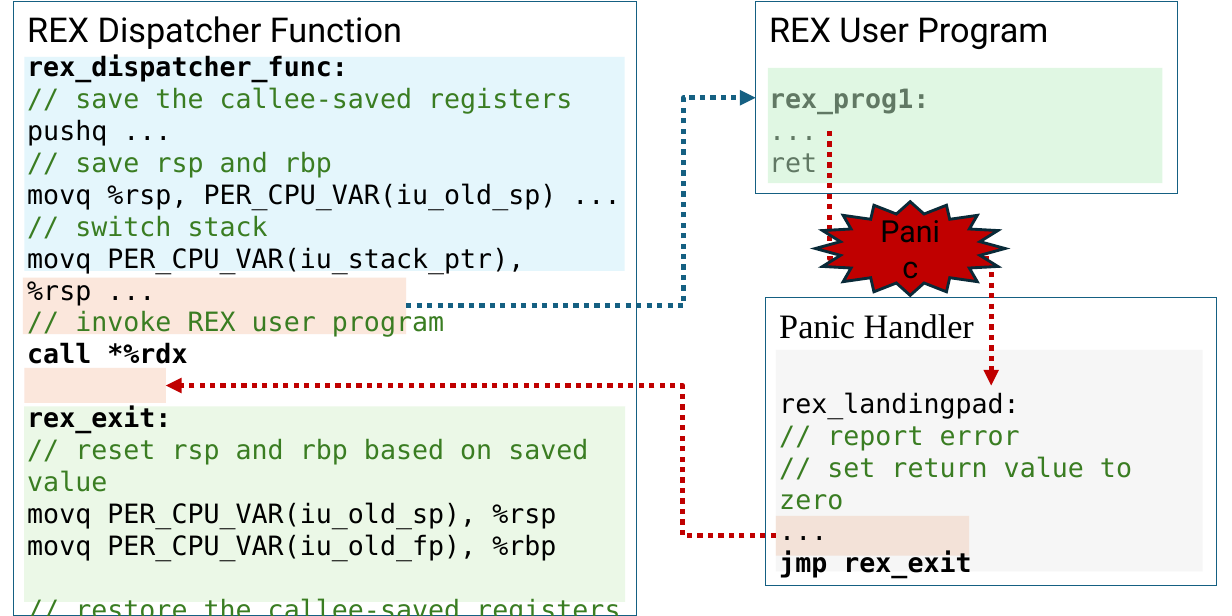
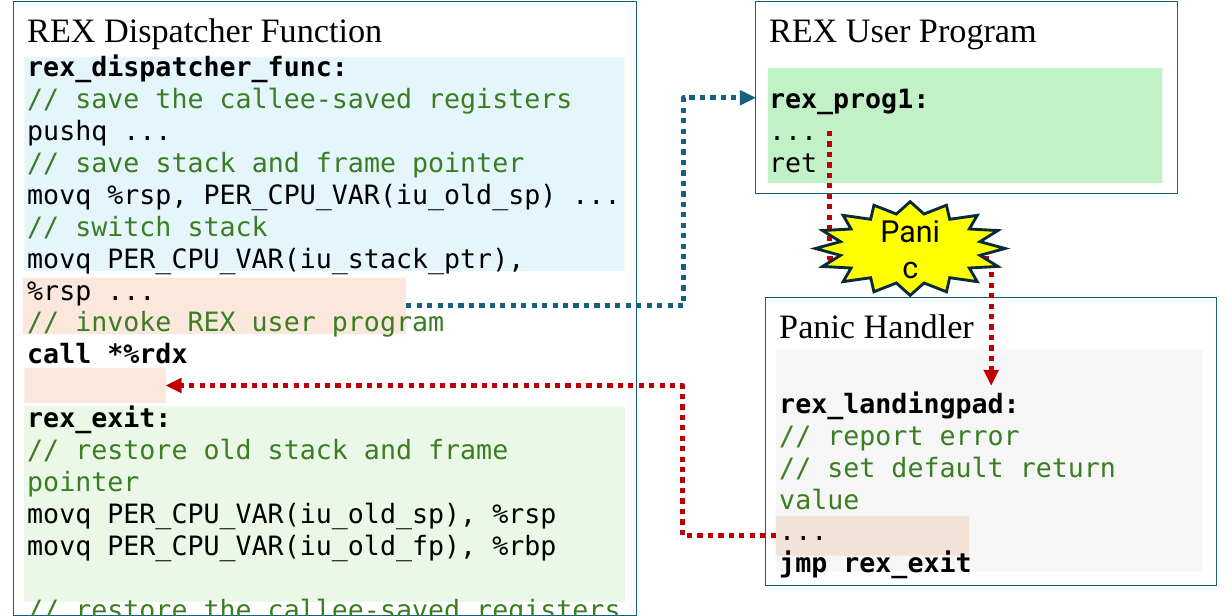
Before and after one commit to upgautamvt/publish-paper, a slide deck: slide 1 of figs/exception_handling.pptx. Drawn at 1232x616 pixels with LibreOffice and Linux fonts; fonts in the diff are those of the drawing. Boxes give left, top, right and bottom in pixels: in the first picture for what was removed or moved away, otherwise in the second. Text is boxed around its words. In the diff, an @@ line names an element or a change of style, - is before the commit and + after.

```diff
--- a/figs/exception_handling.pptx
+++ b/figs/exception_handling.pptx
@@ text in rectangle at (x1=27, y1=18, x2=383, y2=49): font Roboto to Times New Roman in "REX Dispatcher Function" @@
@@ text in rectangle at (x1=769, y1=19, x2=1037, y2=49): font Roboto to Times New Roman in "REX User Program" @@
@@ rectangle at (x1=768, y1=68, x2=1162, y2=183): fill #C2F1C8 at 50% opacity to #C2F1C8 @@
@@ text in rectangle at (x1=75, y1=151, x2=524, y2=177): text changed @@
-// save rsp and rbp
+// save stack and frame pointer
@@ star "Panic" at (x1=816, y1=201, x2=1006, y2=294): fill #C00000 to #FFFF00 @@
@@ text in rectangle at (x1=779, y1=391, x2=1020, y2=418): bold on in "rex_landingpad:" @@
@@ text in rectangle at (x1=27, y1=438, x2=508, y2=497): text changed @@
-// reset rsp and rbp based on saved value
+// restore old stack and frame pointer
@@ text in rectangle at (x1=779, y1=456, x2=1116, y2=510): text changed @@
-// set return value to zero
+// set default return value
```
Also in this commit, not shown: 1 other file.
